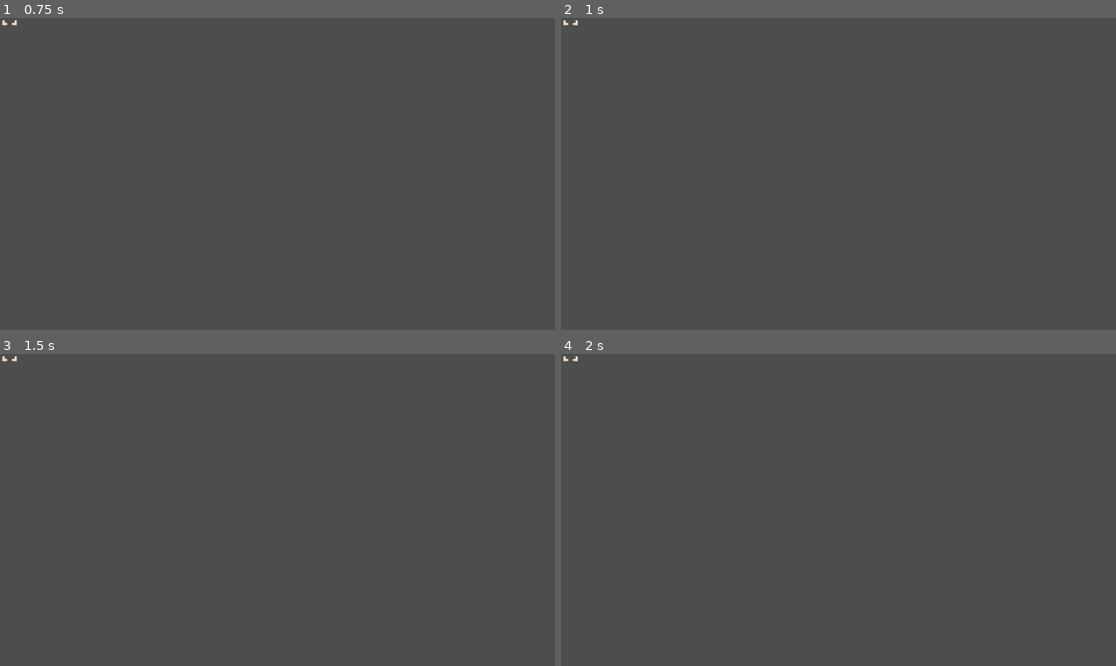
Above: before the commit, frames 1-4 (two rows, left to right).
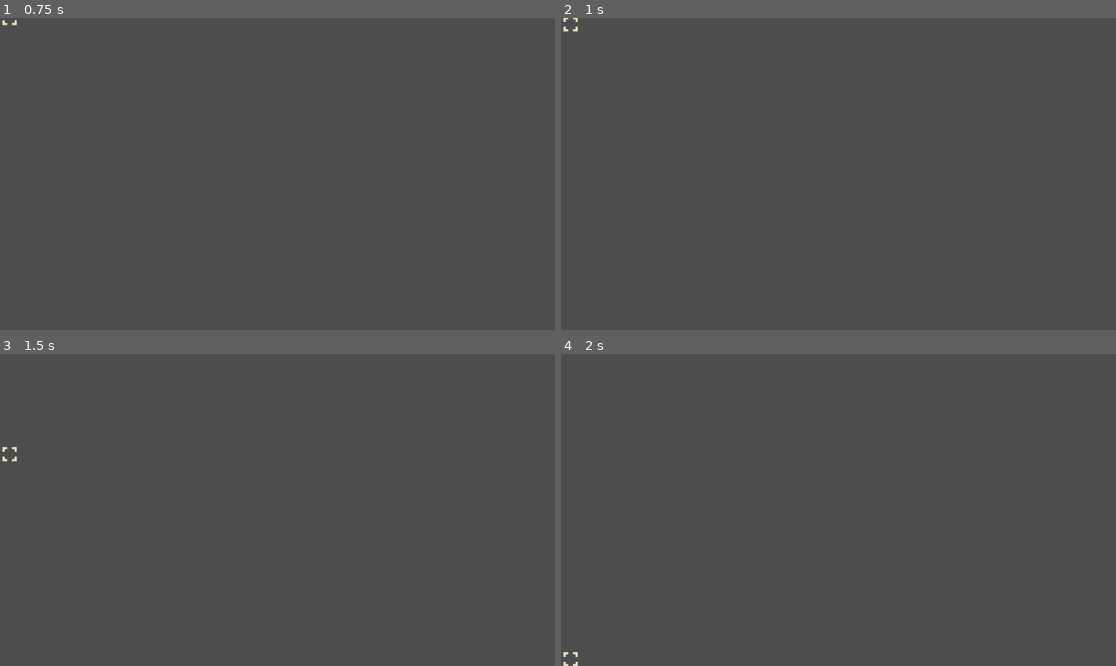
Above: after the commit, the same moments.

Repository: lucasbou-upsider/platformer_game_repo
Game: Godot game, scene res://scene/platforme_lumiere_horizontale.tscn
The game is run twice, just before and just after one commit, with the same random seed, the same clock (stepped at 60 frames per second) and the same inputs. The project has no main scene, so this scene is started directly.
Inputs (mouse positions are in pixels of both pictures, inside the frame that each line leads up to):
- Up to frame 1 (0.75 s): tap Enter at 0.5 s; move the mouse to (399, 158) at 0.52 s; hold D (droite) from 0.53 s (still down); click (399, 158) at 0.6 s
- Up to frame 2 (1 s): keep holding D (droite); tap Space (saut) at 0.77 s; tap E (attaque, bound only after the commit) at 0.8 s
- Up to frame 3 (1.5 s): keep holding D (droite); tap Space (saut) at 1.25 s; move the mouse to (166, 525) at 1.27 s; tap E (attaque, bound only after the commit) at 1.35 s
- Up to frame 4 (2 s): keep holding D (droite); tap Space (saut) at 1.52 s; click (727, 525) at 1.55 s

Frame 1 is identical in both runs. In frame 2, less than 0.1% of the frame differs, in the area x 0-4%, y 0-5%; in frame 3, less than 0.1%, in the area x 0-4%, y 0-35%; in frame 4, less than 0.1%.

Commit message:
commencement système d'attaque

Diff:
--- a/project.godot
+++ b/project.godot
@@ -48,8 +48,7 @@
 }
 courire={
 "deadzone": 0.2,
-"events": [Object(InputEventKey,"resource_local_to_scene":fa …(140 unchanged characters)… d":false,"keycode":0,"physical_keycode":69,"key_label":0,"unicode":101,"location":0,"echo":false,"script":null)
-, Object(InputEventKey,"resource_local_to_scene":false,"resource_name":"","device":-1,"window_id":0,"alt_pressed":false,"shift_pressed":false,"ctrl_pressed":false,"meta_pressed":false,"pressed":false,"keycode":0,"physical_keycode":4194325,"key_label":0,"unicode":0,"location":0,"echo":false,"script":null)
+"events": [Object(InputEventKey,"resource_local_to_scene":fa …(140 unchanged characters)… d":false,"keycode":0,"physical_keycode":4194325,"key_label":0,"unicode":0,"location":0,"echo":false,"script":null)
 ]
 }
 orientation_platforme={
@@ -57,6 +56,11 @@
 "events": [Object(InputEventMouseButton,"resource_local_to_scene":false,"resource_name":"","device":-1,"window_id":0,"a …(258 unchanged characters)…
 ]
 }
+attaque={
+"deadzone": 0.2,
+"events": [Object(InputEventKey,"resource_local_to_scene":false,"resource_name":"","device":-1,"window_id":0,"alt_pressed":false,"shift_pressed":false,"ctrl_pressed":false,"meta_pressed":false,"pressed":false,"keycode":0,"physical_keycode":69,"key_label":0,"unicode":101,"location":0,"echo":false,"script":null)
+]
+}
 
 [rendering]
 
--- a/scene/platforme_lumiere_horizontale.tscn
+++ b/scene/platforme_lumiere_horizontale.tscn
@@ -9,7 +9,7 @@
 [sub_resource type="RectangleShape2D" id="RectangleShape2D_pg2b5"]
 size = Vector2(79, 39)
 
-[node name="platforme_lumiere_horizontale" type="StaticBody2D"]
+[node name="platforme_lumiere_horizontale" type="RigidBody2D"]
 script = ExtResource("1_ordyb")
 
 [node name="CollisionShape2D" type="CollisionShape2D" parent="."]
@@ -26,3 +26,5 @@
 texture = ExtResource("2_k7d4l")
 region_enabled = true
 region_rect = Rect2(32.148735, 80.1827, 15.505722, 7.475975)
+
+[node name="Timer" type="Timer" parent="."]
--- a/script/platforme_lumiere.gd
+++ b/script/platforme_lumiere.gd
@@ -1,7 +1,17 @@
-extends StaticBody2D
+extends RigidBody2D
+
+var attaque = false
 
 
-# Called when the node enters the scene tree for the first time.
 func _ready() -> void:
+	freeze = true
+	lock_rotation = true
 	await get_tree().create_timer(2).timeout
 	queue_free()
+
+func _process(_delta: float) -> void:
+	if Input.is_action_just_pressed("attaque"):
+		attaque = true
+
+	if attaque == true:
+		freeze = false
